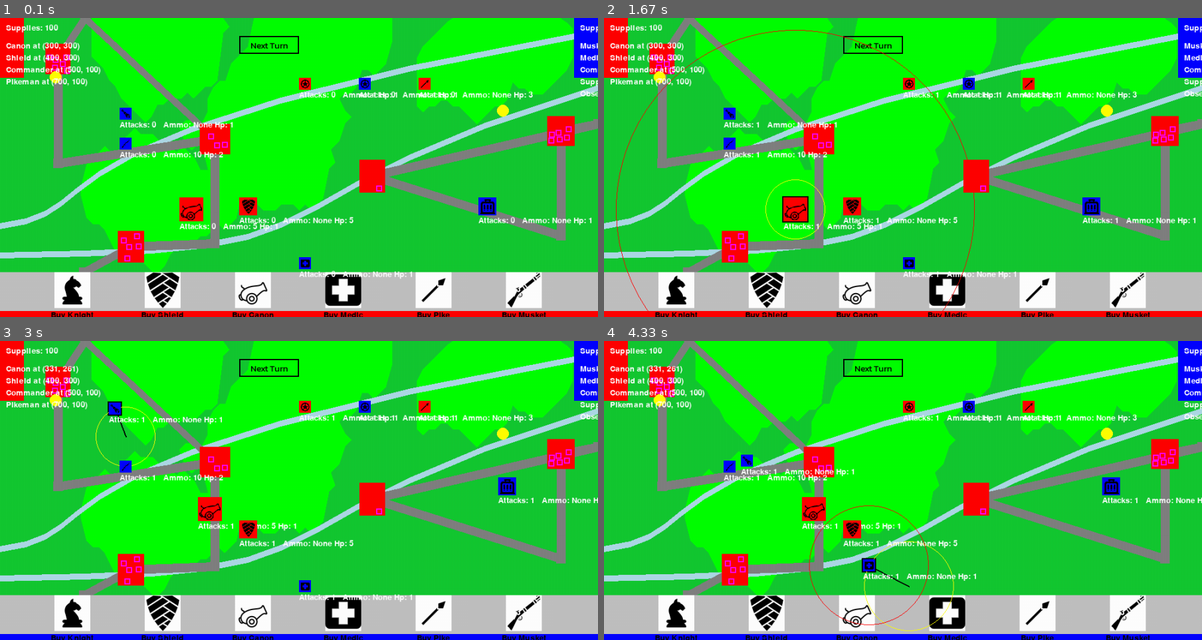
Above: before the commit, frames 1-4 (two rows, left to right).
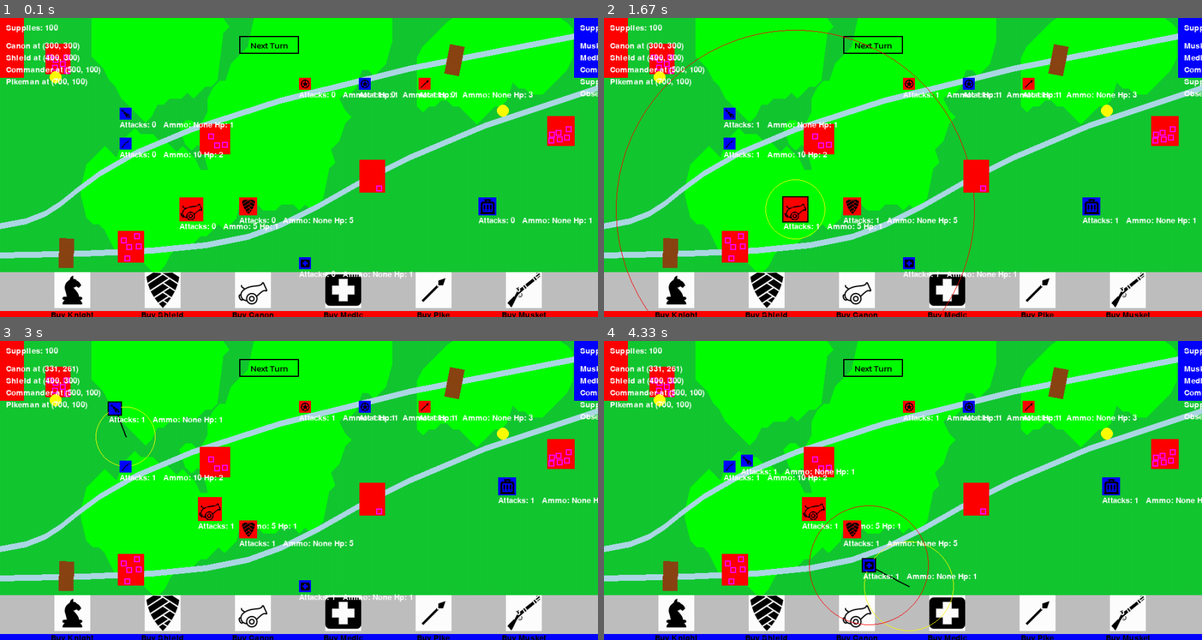
Above: after the commit, the same moments.

Repository: Nockiest/pygame-battleforge.
Game: pygame game, started from app.py
Same seed, same stepped clock (60 frames per second), same inputs: the game is played once before the commit and once after it.
Inputs (mouse positions are in pixels of both pictures, inside the frame that each line leads up to):
- Up to frame 1 (0.1 s): no input
- Up to frame 2 (1.67 s): click "Next Turn" at 0.38 s; click (968, 83) at 0.72 s; click "Next Turn" at 1.05 s; click (795, 209) at 1.38 s
- Up to frame 3 (3 s): press the mouse at (364, 406) at 1.7 s; move the mouse to (304, 436) at 1.8 s; release the mouse at (245, 466) at 1.93 s; click "Next Turn" at 2.05 s; press the mouse at (484, 529) at 2.37 s; move the mouse to (496, 508) at 2.47 s; release the mouse at (508, 484) at 2.6 s; press the mouse at (125, 436) at 2.7 s; move the mouse to (113, 412) at 2.8 s; release the mouse at (107, 388) at 2.93 s
- Up to frame 4 (4.33 s): press the mouse at (855, 613) at 3.03 s; move the mouse to (819, 556) at 3.13 s; release the mouse at (777, 502) at 3.27 s; right-click (1118, 526) at 3.38 s; click (908, 586) at 3.72 s; press the mouse at (908, 586) at 4.03 s; move the mouse to (813, 535) at 4.13 s; release the mouse at (711, 484) at 4.27 s

The runs differ from the first frame. In frame 1, 5.7% of the frame differs, in the area x 8-100%, y 0-86%; in frame 2, 5.7%; in frame 3, 5.7%; in frame 4, 5.7%.

Commit message:
better bridge generation

Diff:
--- a/app.py
+++ b/app.py
@@ -16,7 +16,7 @@
 battle_ground.place_forrests()
 battle_ground.place_rivers()
 battle_ground.place_towns(screen)
-battle_ground.place_roads( )
+# battle_ground.place_roads( )
 battle_ground.place_bridges()
 battle_ground.place_supply_depots()
 intersections =  find_river_segments_for_crossing(battle_ground.rivers)
--- a/generation/battelground.py
+++ b/generation/battelground.py
@@ -352,30 +352,6 @@
 
 
 
-        # Print the calculated road paths
-        # for road in self.roads:
-        #     print("Road path:", road)
-       # connect the dges to the road network
-        # Iterate through the roads
-        for road in self.roads:
-            start_point, mid_point, end_point = road
-
-            # Check if start point is outside the game boundary
-            if start_point[0] < 0 or start_point[0] > self.width or start_point[1] < 0 or start_point[1] > self.height:
-                print("Start point is outside the boundary:", start_point)
-
-            # Check if mid point is outside the game boundary
-            if mid_point[0] < 0 or mid_point[0] > self.width or mid_point[1] < 0 or mid_point[1] > self.height:
-                print("Mid point is outside the boundary:", mid_point)
-
-            # Check if end point is outside the game boundary
-            if end_point[0] < 0 or end_point[0] > self.width or end_point[1] < 0 or end_point[1] > self.height:
-                print("End point is outside the boundary:", end_point)
-            # ... Check other boundaries similarly
-            # find the remaining unconnected patches of land cut of by river and connect them to the road network
-
-
-
 
     def place_bridges(self):
         print(self.convergence_points, "segments")
@@ -403,9 +379,11 @@
         for part in all_river_parts:
             river_part_intersects = False
             print(part, "river part")
-            for i in range(len(part) - 1):
-                point1 = part[i]
-                point2 = part[i + 1]
+            if len(part) < 3:
+                continue
+            for i in range(len(part) - 2):
+                point1 = part[i +1 ]
+                point2 = part[i +2]
                 line_segment = (point1, point2)
 
                 print(point1, point2, "points")
@@ -420,10 +398,7 @@
                     elif do_lines_intersect(point1, point2, mid_point, end_point):
                         # print(f"River segment {line_segment} intersects with road segment ({mid_point}, {end_point})")
                         river_part_intersects = True
-                    else:
-                        pass
-                        # print(f"River segment {line_segment} doesnt intersect with any segment")
-                # print(river_part_intersects)
+
 
             if not river_part_intersects:
                 # Choose a random index from the river part
--- a/tempCodeRunnerFile.py
+++ b/tempCodeRunnerFile.py
@@ -1 +1,2 @@
-        print("XX")
+
+    red_player.render_tender(scre
